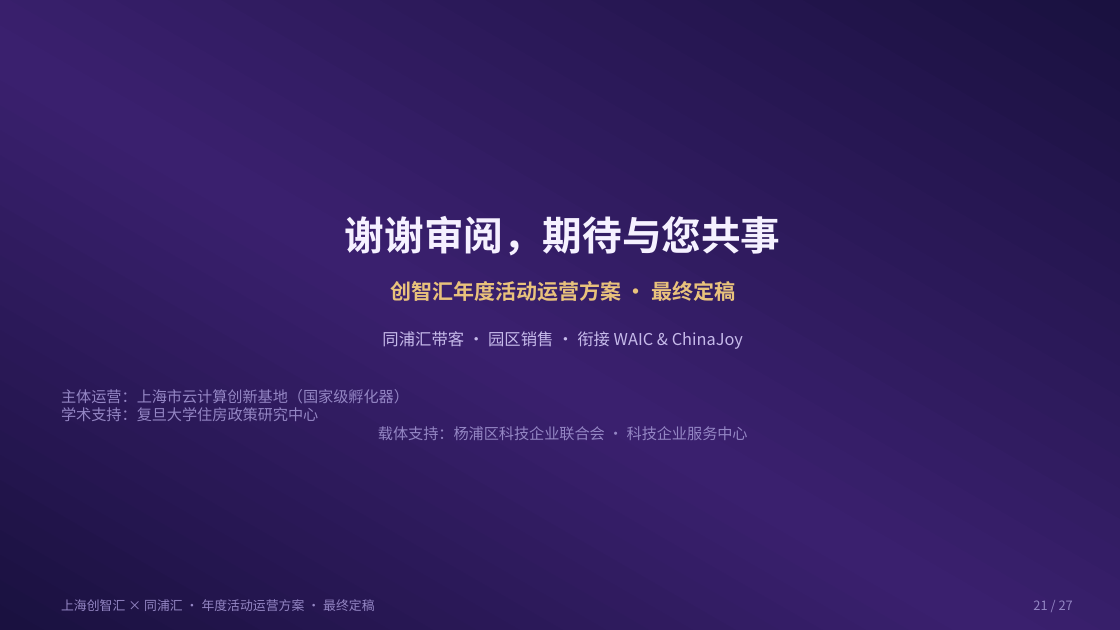
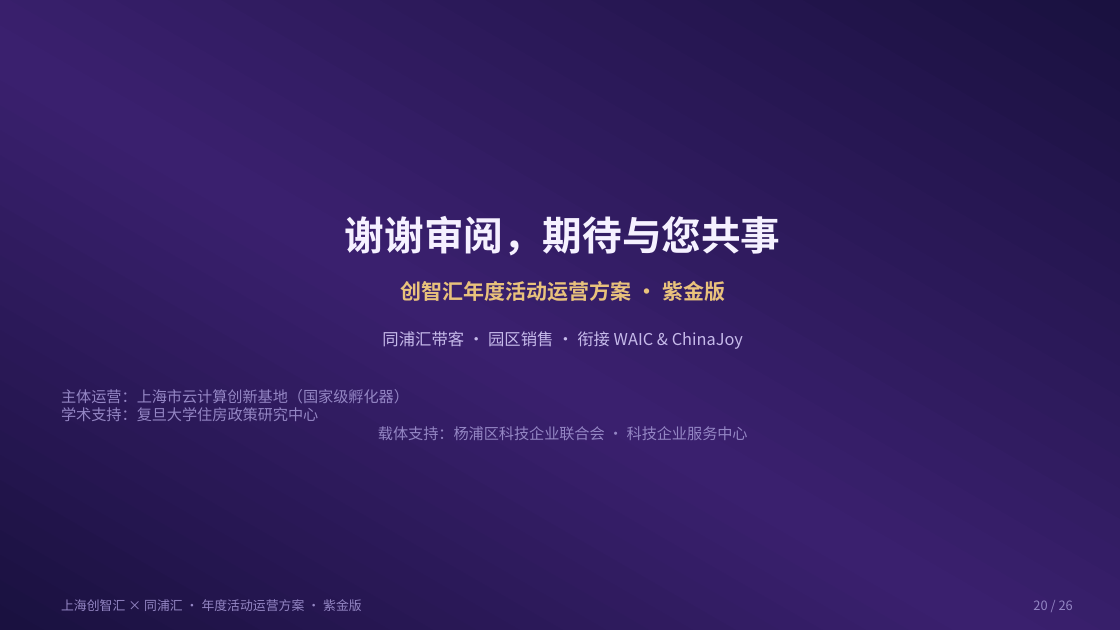
Before and after one commit to hujigang2010-maker/AIDEN, a slide deck: slide 20 of proposal/chuangzhihui-30-events-waic-cj-fuse.pptx (slide 21 before the commit). Drawn at 1120x630 pixels with LibreOffice and Linux fonts; fonts in the diff are those of the drawing. Boxes give left, top, right and bottom in pixels: in the first picture for what was removed or moved away, otherwise in the second. Text is boxed around its words. In the diff, an @@ line names an element or a change of style, - is before the commit and + after.

```diff
--- a/proposal/chuangzhihui-30-events-waic-cj-fuse.pptx
+++ b/proposal/chuangzhihui-30-events-waic-cj-fuse.pptx
@@ text at [401, 281, 725, 301]: text changed @@
-创智汇年度活动运营方案 · 最终定稿
+创智汇年度活动运营方案 · 紫金版
@@ text at [61, 599, 362, 611]: text changed @@
-上海创智汇 × 同浦汇 · 年度活动运营方案 · 最终定稿
+上海创智汇 × 同浦汇 · 年度活动运营方案 · 紫金版
@@ text at [1033, 600, 1073, 610]: text changed @@
-21 / 27
+20 / 26
```
Also in this commit, not shown: 25 other slides changed, 1 slide removed, 45 other files.
